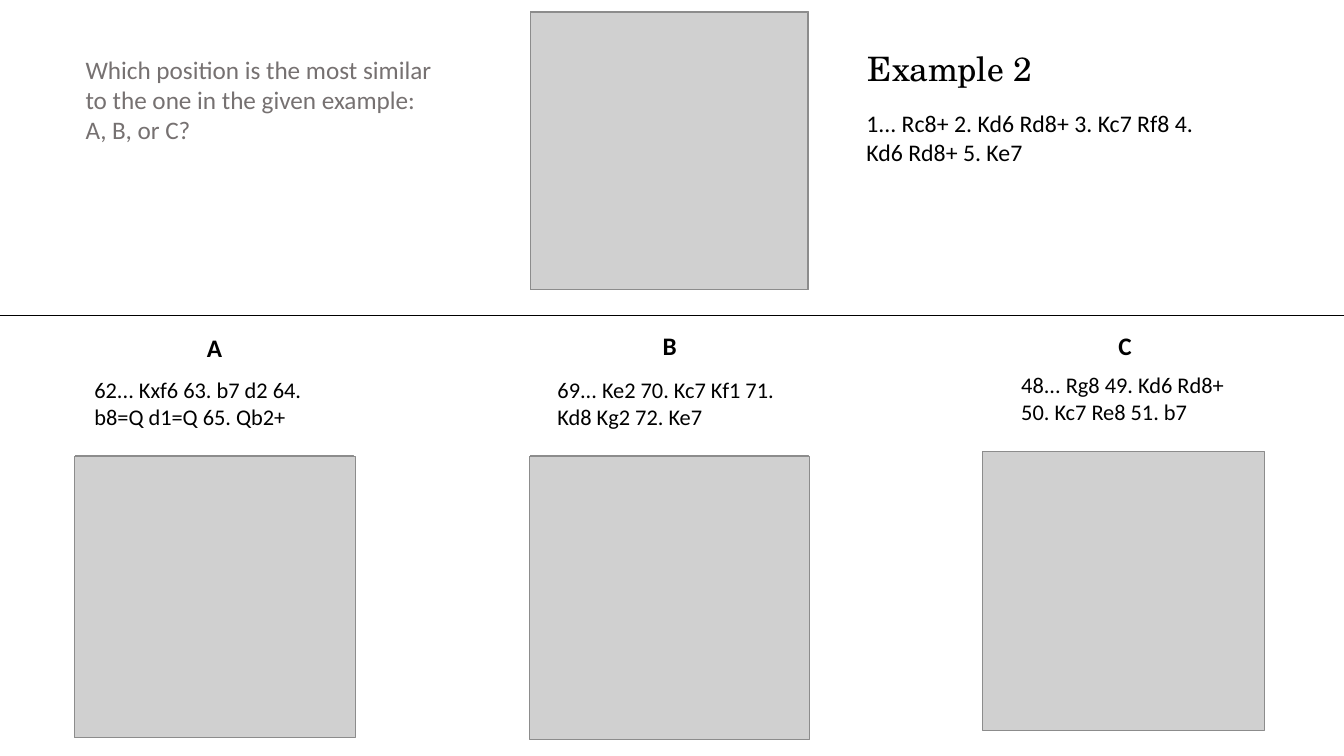
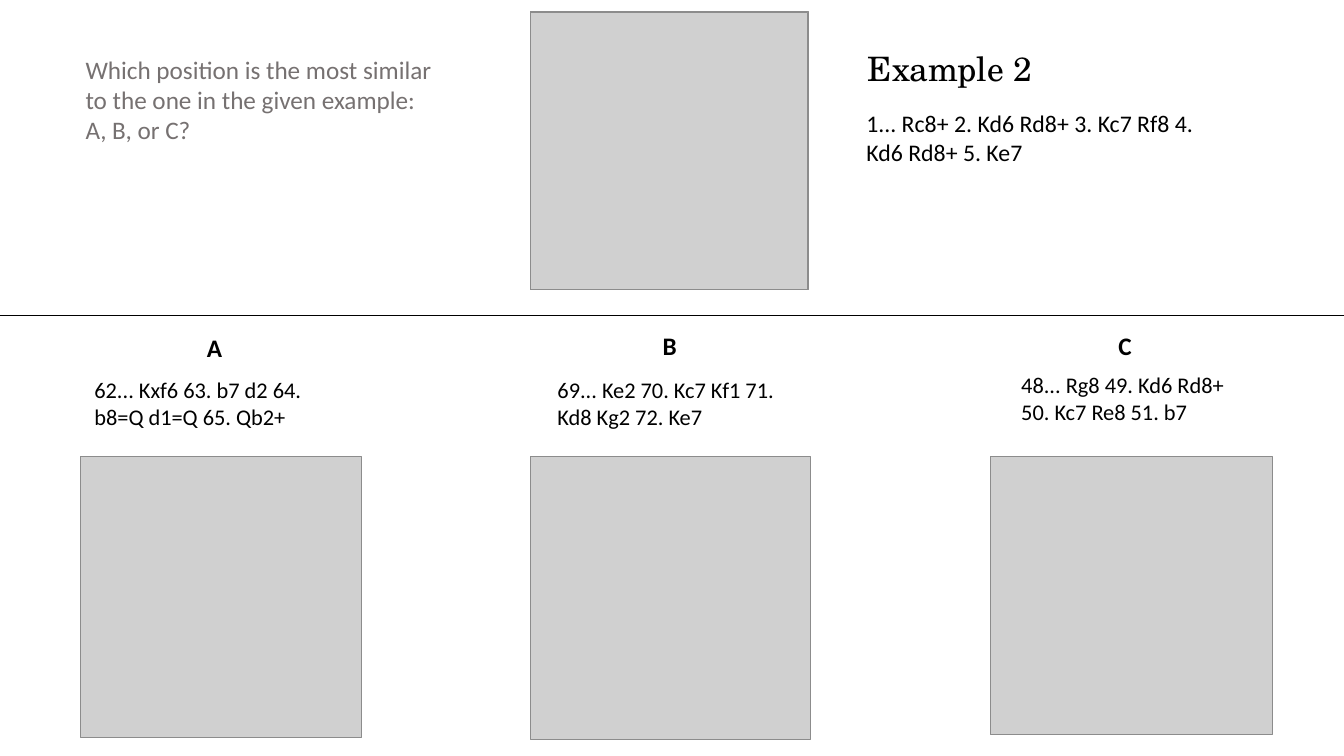
Before and after one commit to zigamedved/ziga-chess, a slide deck: slide 3 of results/Similar_Rook_Endgames.pptx. Drawn at 1344x756 pixels with LibreOffice and Linux fonts; fonts in the diff are those of the drawing; grey boxes stand for pictures. Boxes give left, top, right and bottom in pixels: in the first picture for what was removed or moved away, otherwise in the second. Text is boxed around its words. In the diff, an @@ line names an element or a change of style, - is before the commit and + after.

```diff
--- a/results/Similar_Rook_Endgames.pptx
+++ b/results/Similar_Rook_Endgames.pptx
@@ picture removed at [76,456,354,731] @@
@@ picture: place and size @@
-picture at [75,457,356,738]
+picture at [81,457,362,738]
@@ picture removed at [986,457,1264,730] @@
@@ picture: place and size @@
-picture at [983,452,1265,730]
+picture at [990,457,1272,735]
```
Also in this commit, not shown: 13 other slides changed, 2 other files.
